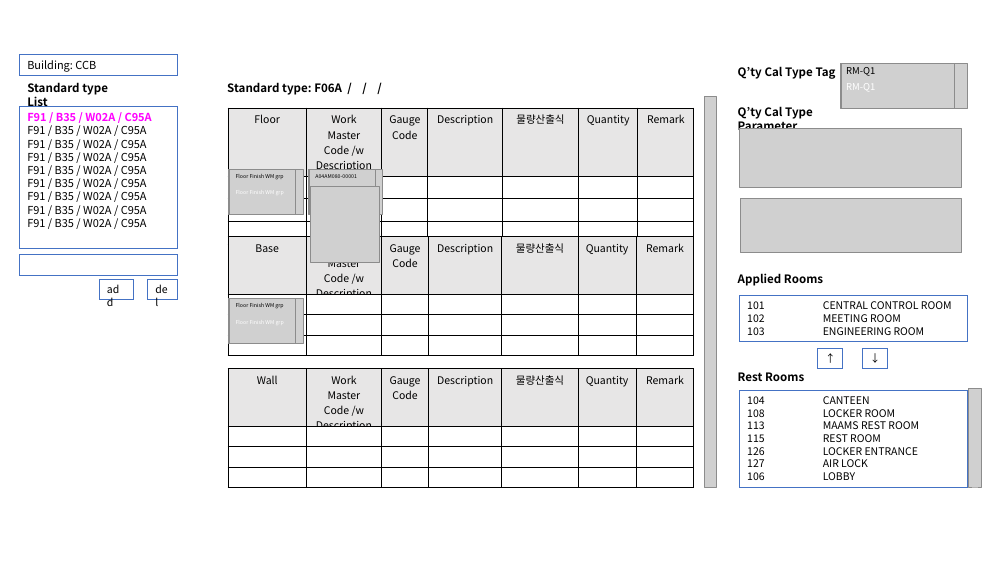
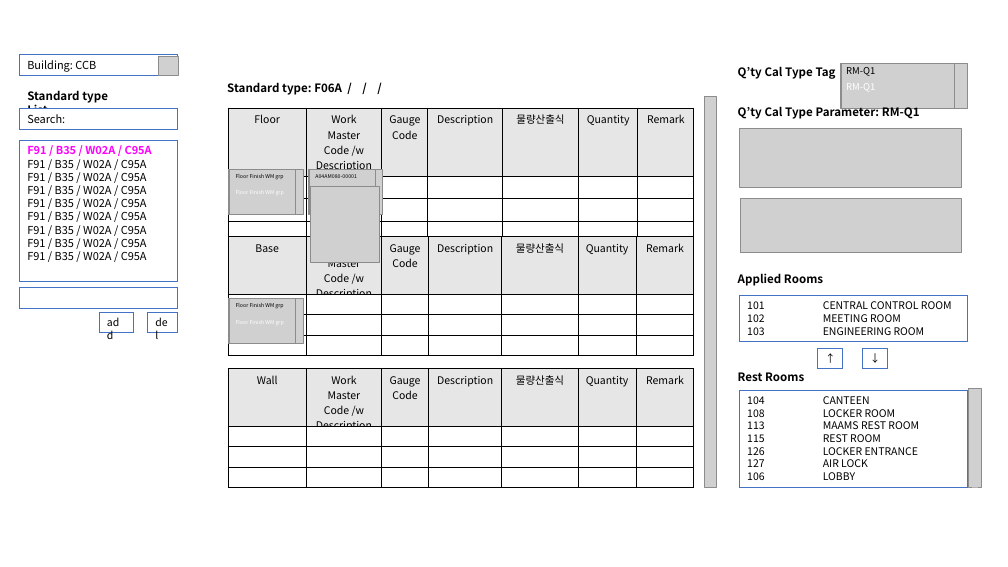
Before and after one commit to hnanmal/mQ, a slide deck: slide 7 of H_FamilyList_FP/화면정의서.pptx (slide 8 before the commit). Drawn at 1008x567 pixels with LibreOffice and Linux fonts; fonts in the diff are those of the drawing; grey boxes stand for pictures; background and template pictures are left out. Boxes give left, top, right and bottom in pixels: in the first picture for what was removed or moved away, otherwise in the second. Text is boxed around its words. In the diff, an @@ line names an element or a change of style, - is before the commit and + after.

```diff
--- a/H_FamilyList_FP/화면정의서.pptx
+++ b/H_FamilyList_FP/화면정의서.pptx
@@ picture added at (x1=159, y1=57, x2=178, y2=76) @@
@@ text "Standard type List" moved from (x1=27, y1=82, x2=108, y2=107) to (x1=27, y1=90, x2=108, y2=118) @@
@@ rectangle added at (x1=20, y1=109, x2=178, y2=130), fill #FFFFFF, outline #4472C4 0.75 pt, 10.5 pt, text #000000 @@
+Search:
@@ text at (x1=738, y1=104, x2=920, y2=120): text changed @@
-Q’ty Cal Type Parameter
+Q’ty Cal Type Parameter: RM-Q1
@@ 4 rectangles moved together from (x1=20, y1=107, x2=178, y2=299) to (x1=20, y1=140, x2=178, y2=333) @@
```
Also in this commit, not shown: 5 other files.
